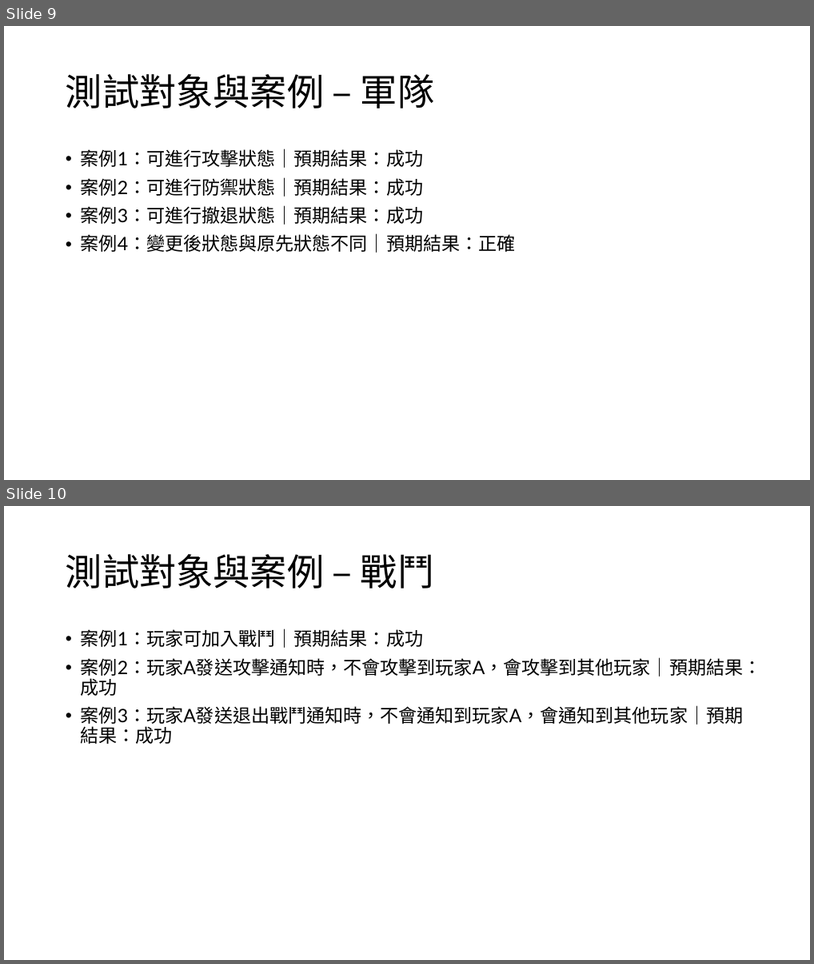
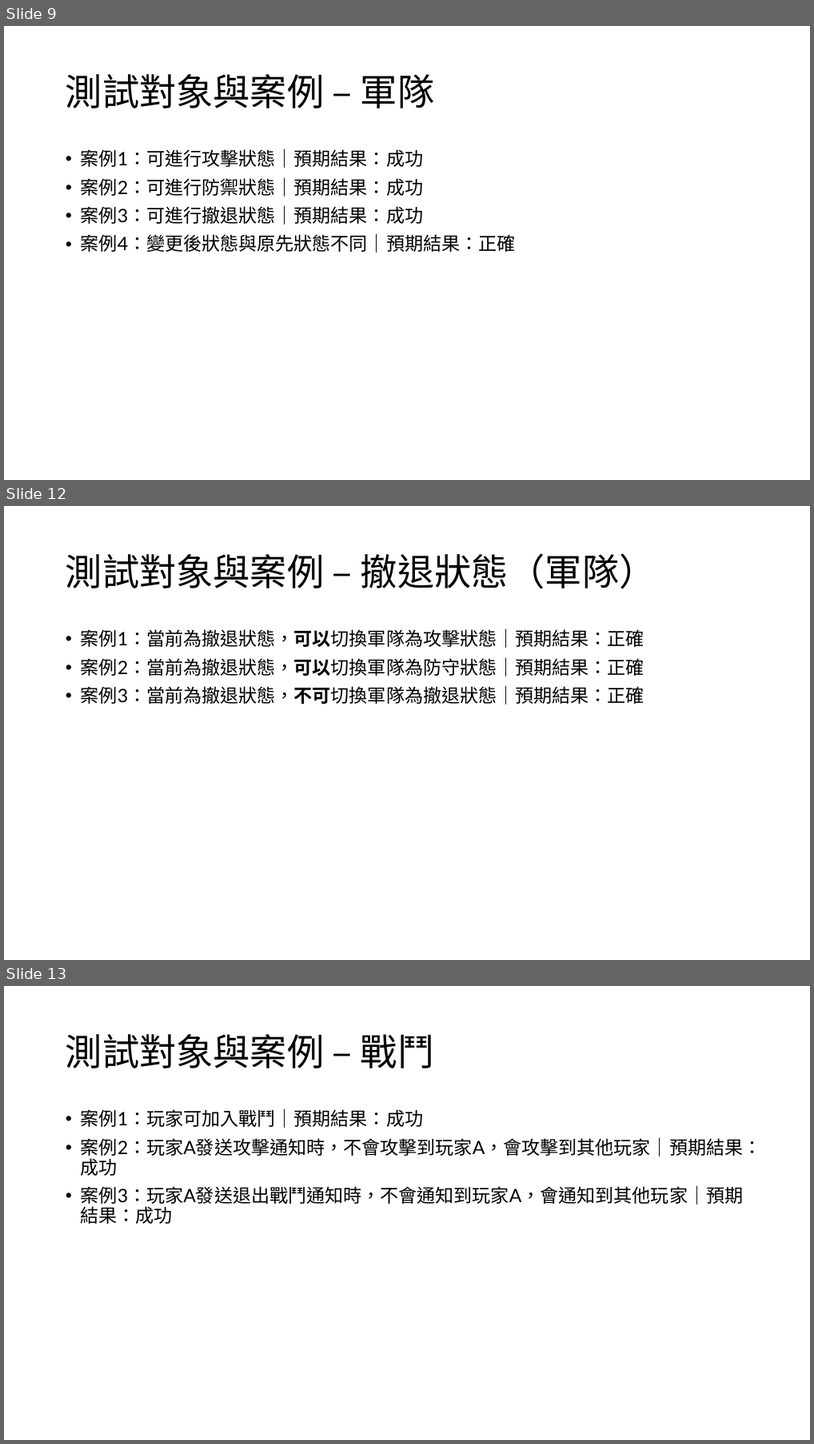
Before and after one commit to i39u65f51q/java-design-pattern, a slide deck: 軟體驗證簡報.pptx. Shown one above the other, each under a label of ours: slides 9 and 10 before the commit, slides 9, 12 and 13 after it; the slides between them are not shown. The pictures are 814x964 and 814x1444 pixels, drawn with LibreOffice and Linux fonts; fonts in the diff are those of the drawing. Boxes give left, top, right and bottom in pixels: in the first picture for what was removed or moved away, otherwise in the second. Text is boxed around its words. In the diff, an @@ line names an element or a change of style, - is before the commit and + after.

```diff
--- a/軟體驗證簡報.pptx
+++ b/軟體驗證簡報.pptx
@@ slide 12 added at bbox=[4, 506, 810, 960], background #FFFFFF @@
@@ title added at bbox=[66, 553, 657, 589], 44 pt, text #000000 @@
+測試對象與案例 – 撤退狀態（軍隊）
@@ text added at bbox=[81, 628, 645, 704], 22 pt, text #000000 @@
+• 案例1：當前為撤退狀態，可以切換軍隊為攻擊狀態｜預期結果：正確
+• 案例2：當前為撤退狀態，可以切換軍隊為防守狀態｜預期結果：正確
+• 案例3：當前為撤退狀態，不可切換軍隊為撤退狀態｜預期結果：正確
@@ what was slide 10 is now slide 13 @@
```
Also in this commit, not shown: 5 slides changed, 7 other slides added.
